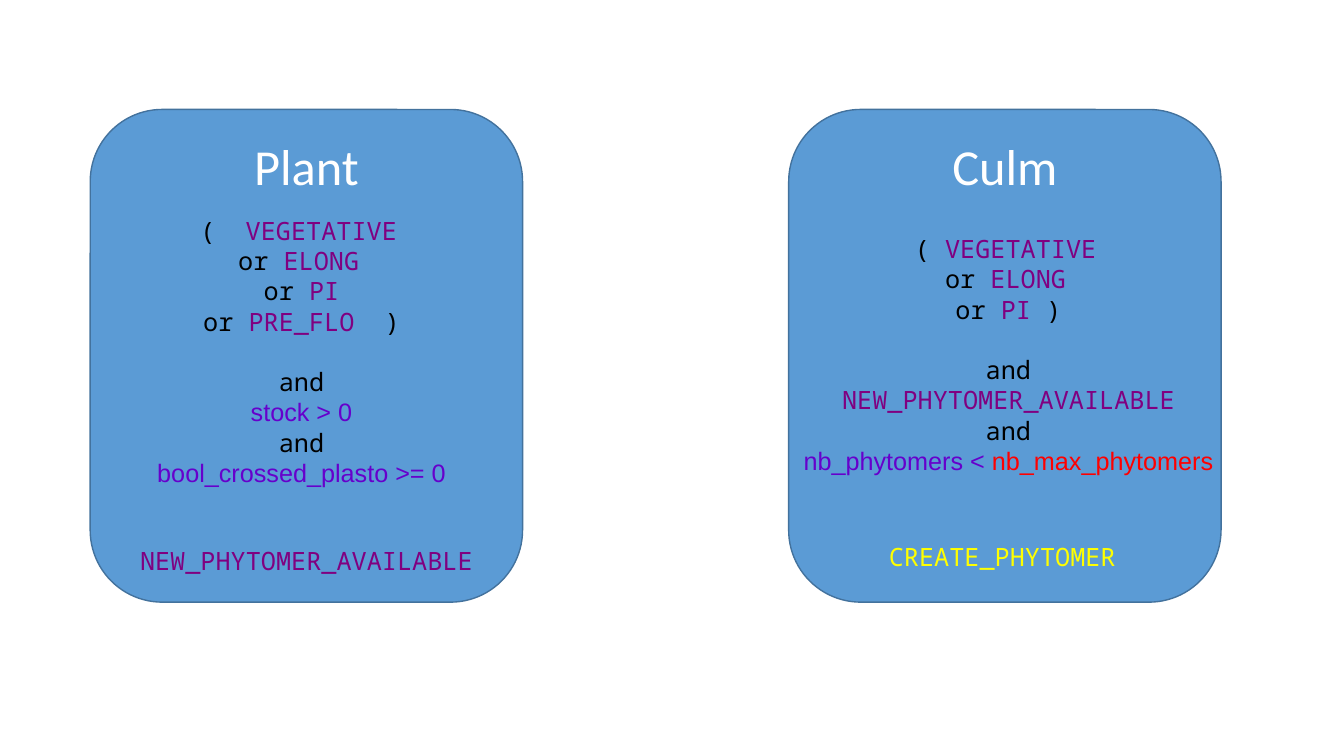
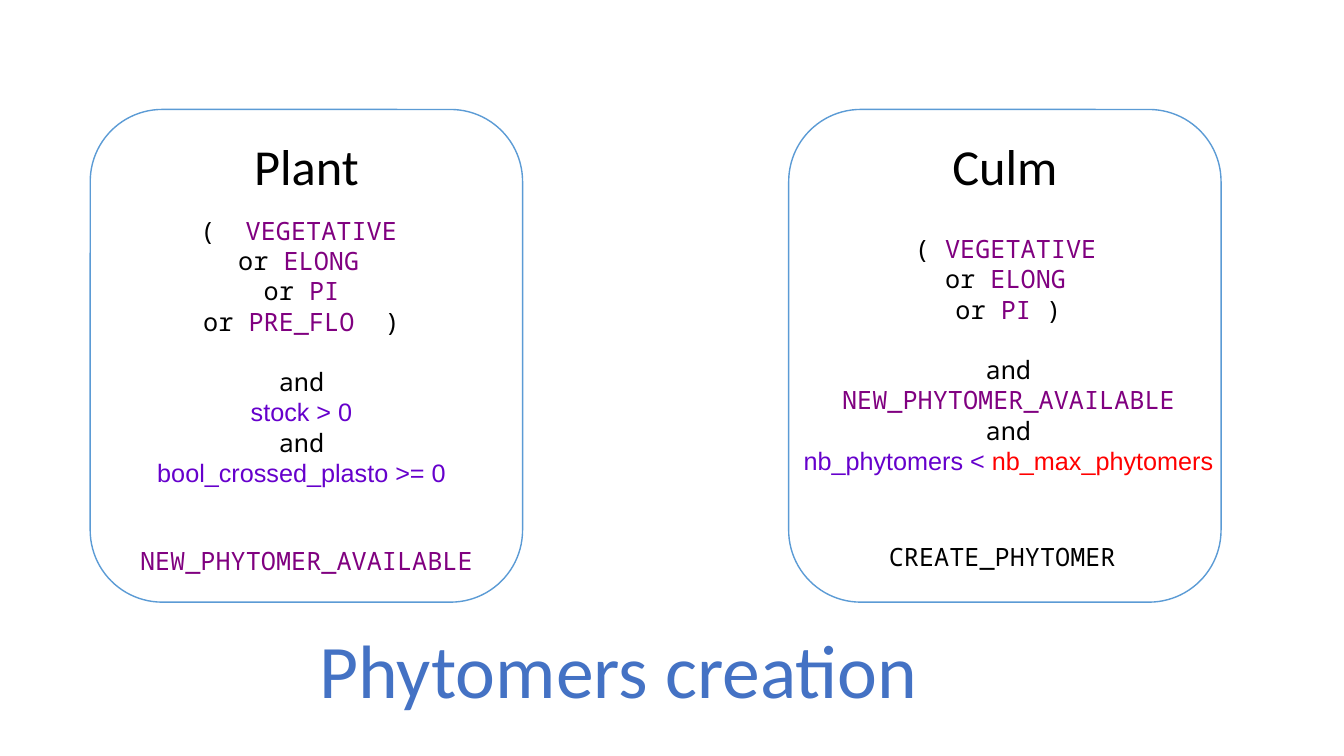
Before and after one commit to PAMDeveloper/Ecomeristem_2, a slide deck: slide 5 of doc/Phenology.pptx. Drawn at 1344x756 pixels with LibreOffice and Linux fonts; fonts in the diff are those of the drawing. Boxes give left, top, right and bottom in pixels: in the first picture for what was removed or moved away, otherwise in the second. Text is boxed around its words. In the diff, an @@ line names an element or a change of style, - is before the commit and + after.

```diff
--- a/doc/Phenology.pptx
+++ b/doc/Phenology.pptx
@@ rounded rectangle "Plant" at box(90, 110, 522, 603): text colour #FFFFFF to #000000; fill #5B9BD5 to #FFFFFF; outline #43739E 1 pt to #5B9BD5 1 pt @@
@@ rounded rectangle "Culm" at box(788, 110, 1221, 603): text colour #FFFFFF to #000000; fill #5B9BD5 to #FFFFFF; outline #43739E 1 pt to #5B9BD5 1 pt @@
@@ text "CREATE_PHYTOMER" at box(889, 547, 1116, 570): text colour #FFFF00 to #000000 @@
@@ text added at box(319, 645, 917, 710), 54 pt, text gradient #203864 to #4472C4 to #8FAADC @@
+Phytomers creation
```
Also in this commit, not shown: 1 other slide changed.
